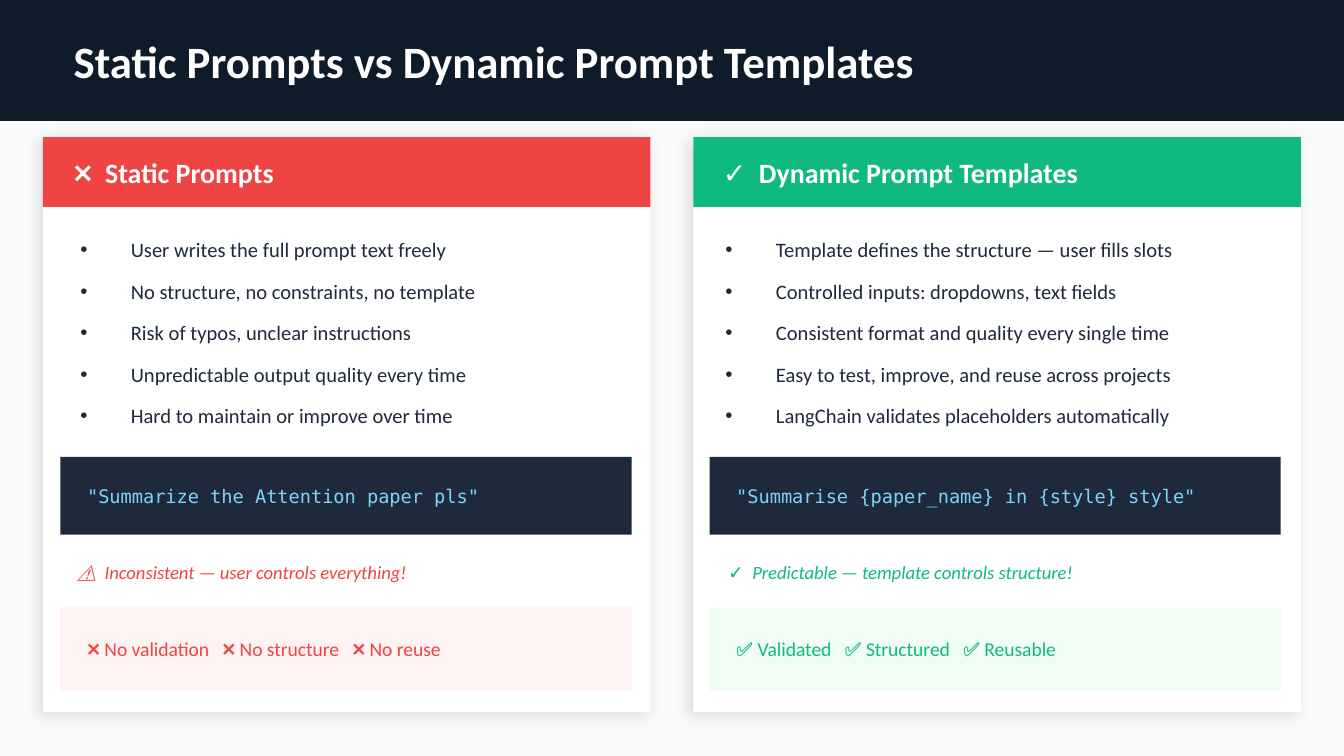
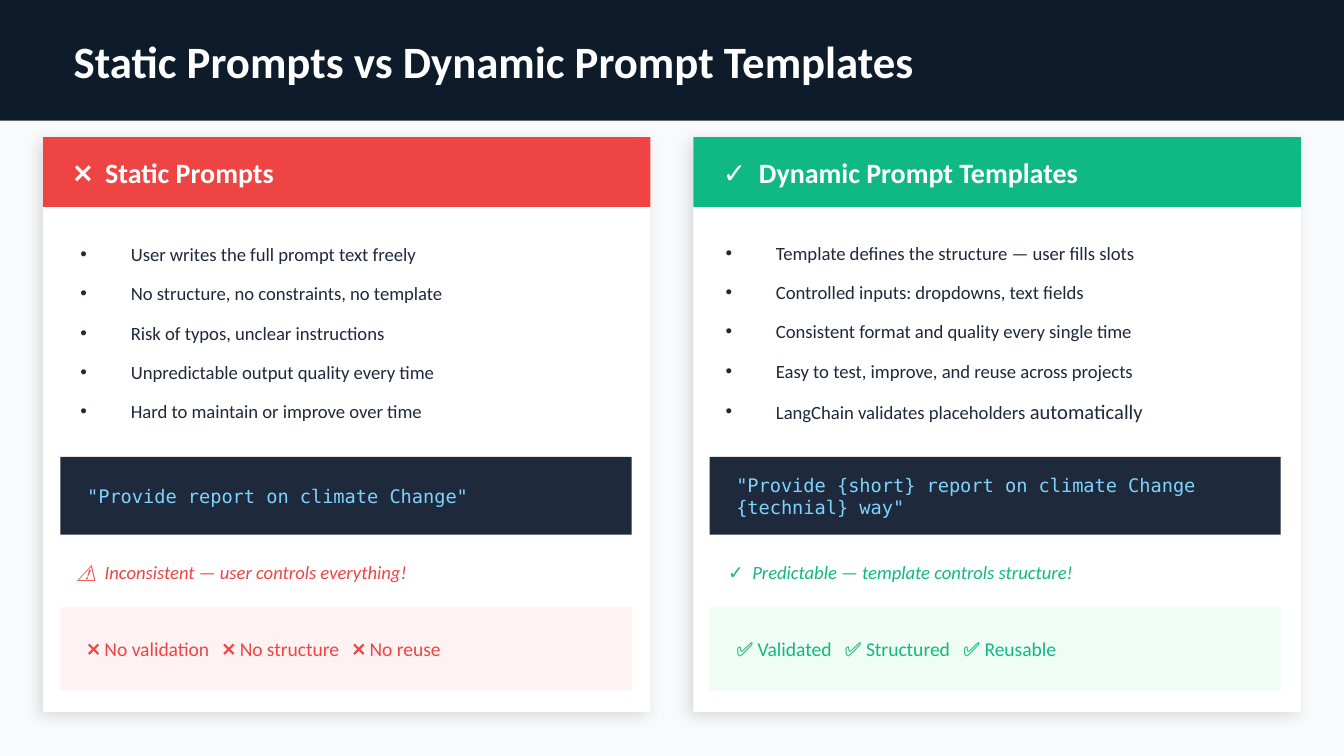
Before and after one commit to StartGenAI/Langchain_Topics, a slide deck: slide 10 of 03.Langchain_Prompt_Template/Deck1_Slides01-10_Temperature_Prompts_Basics.pptx. Drawn at 1344x756 pixels with LibreOffice and Linux fonts; fonts in the diff are those of the drawing. Boxes give left, top, right and bottom in pixels: in the first picture for what was removed or moved away, otherwise in the second. Text is boxed around its words. In the diff, an @@ line names an element or a change of style, - is before the commit and + after.

Commit message:
prompt template

```diff
--- a/03.Langchain_Prompt_Template/Deck1_Slides01-10_Temperature_Prompts_Basics.pptx
+++ b/03.Langchain_Prompt_Template/Deck1_Slides01-10_Temperature_Prompts_Basics.pptx
@@ text "User writes the full prompt ..." at <box>131,248,442,421</box>: size 11 to 10 pt @@
@@ text "Template defines the structure — ..." at <box>776,247,1143,423</box>: size 11 to 10 pt @@
@@ text at <box>736,477,1195,518</box>: text changed @@
-"Summarise {paper_name} in {style} style"
+"Provide {short} report on climate Change {technial} way"
@@ text at <box>87,488,468,507</box>: text changed @@
-"Summarize the Attention paper pls"
+"Provide report on climate Change"
```
Also in this commit, not shown: 6 other slides changed, 8 other files.
